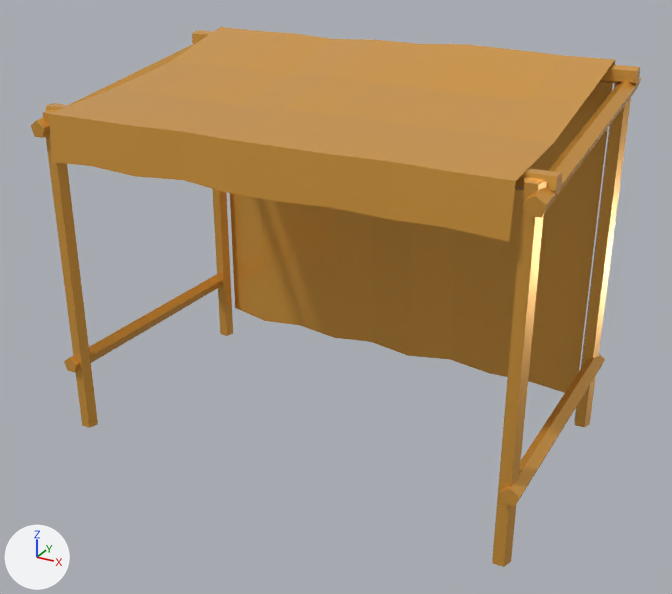
A saved change to the glTF model public/models/marketplace-stand-simple.glb.
Before and after are seen from a 50 mm camera at (2.59, -4.66, 3.27) aimed at (0.06, -0.05, 0.97). Every picture has the same lights, and +X, +Y and +Z are marked at lower left. Where no turn or scale is listed for an object, it has been applied to the vertices.

In view in the first picture: 'marketplace-stand-simple'.
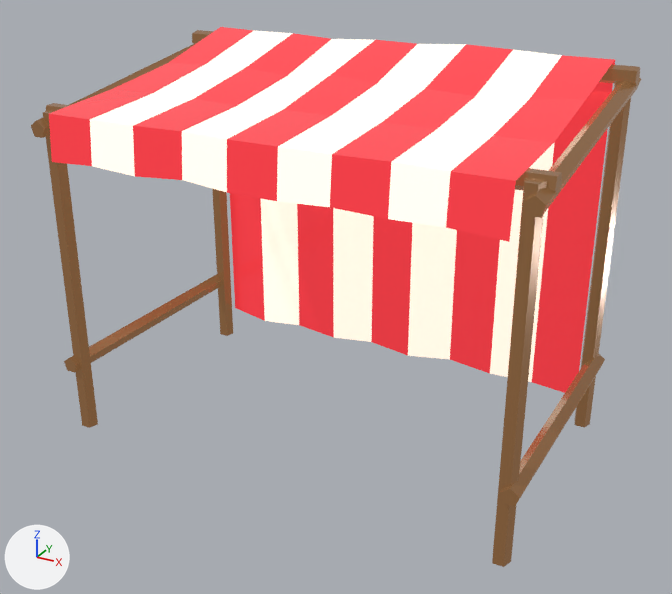
Boxes [x1, y1, x2, y2] around the edits, measured in the pictures (672 x 594 px):
'marketplace-stand-simple', recoloured: [31, 27, 641, 567] in both

What the commit changed:
Picture 'base' (img_base) is new.
Material 'LOWPOLY-COLORS.001' (mat_lowpoly_colors_001) is new.
Uses the picture img_base.
me_marketplace_stand_simple has 175 vertices, 278 faces and spans x -1.53..1.53, y -0.85..0.9, z -0.01..2.39.
me_marketplace_stand_simple no longer uses material mat_lowpoly_colors (orange #e7a747).
me_marketplace_stand_simple now uses material mat_lowpoly_colors_001.
